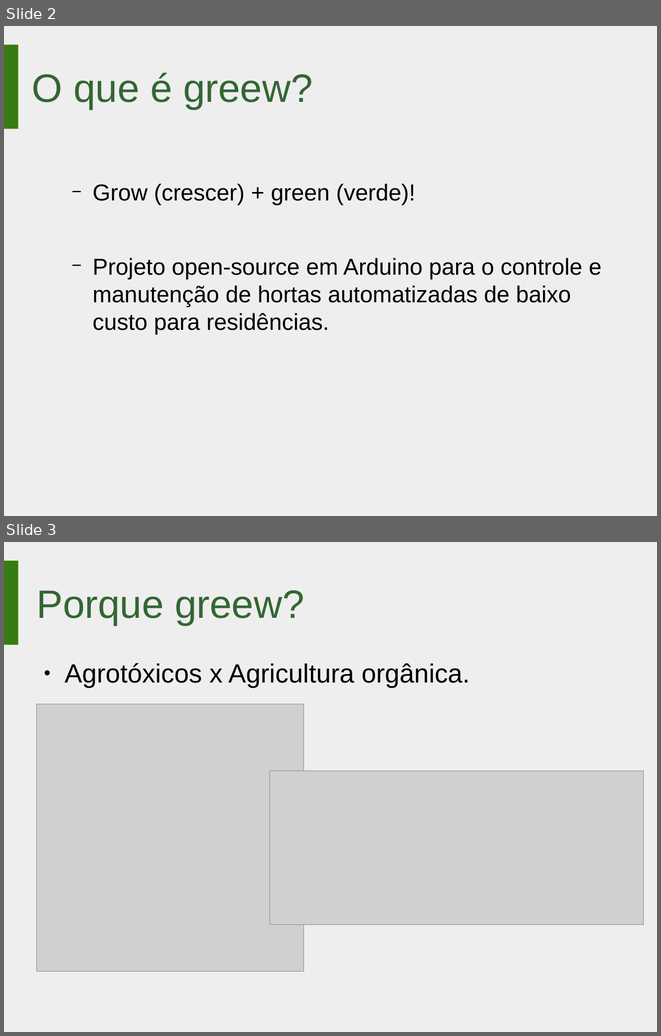
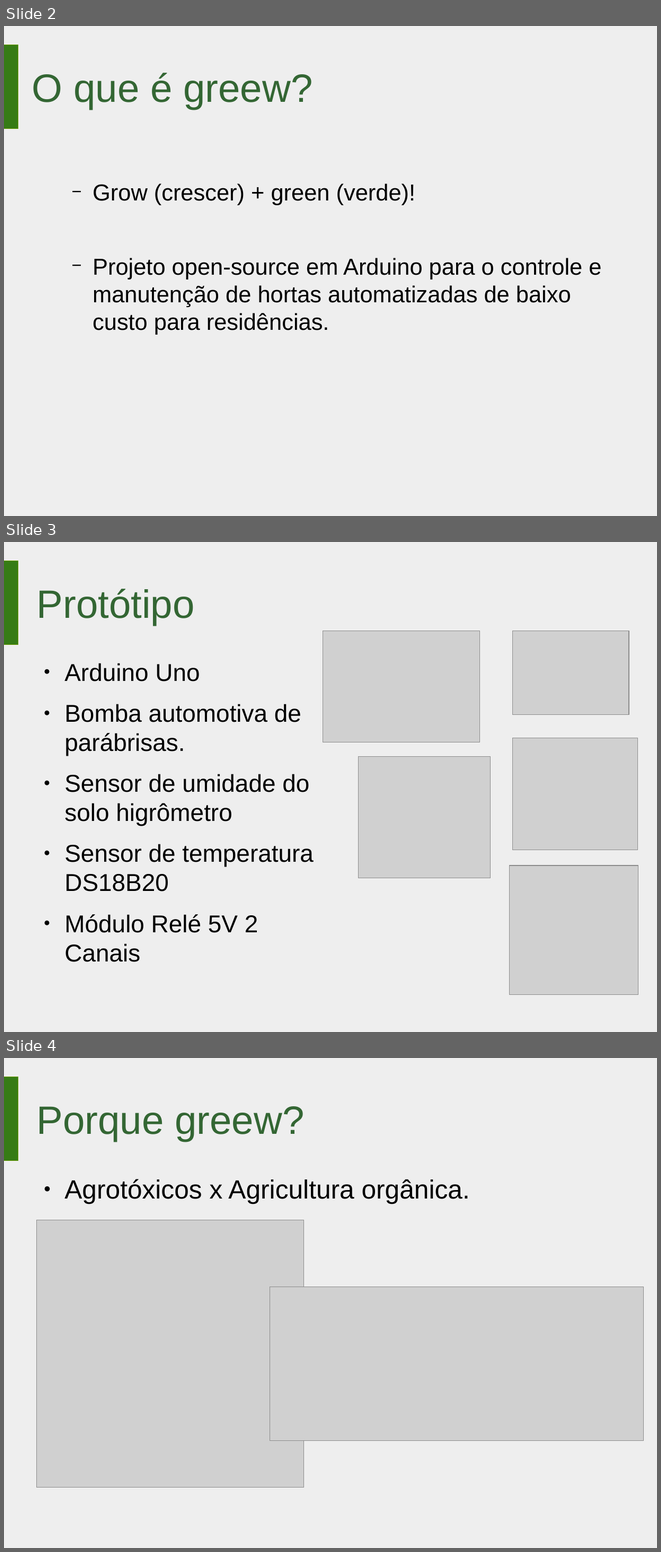
Before and after one commit to guilmour/greew, a slide deck: greew_presentation.odp. Shown one above the other, each under a label of ours: slides 2 and 3 before the commit, slides 2, 3 and 4 after it. The pictures are 661x1036 and 661x1552 pixels, drawn with LibreOffice and Linux fonts; fonts in the diff are those of the drawing; grey boxes stand for pictures; background and template pictures are left out. Boxes give left, top, right and bottom in pixels: in the first picture for what was removed or moved away, otherwise in the second. Text is boxed around its words. In the diff, an @@ line names an element or a change of style, - is before the commit and + after.

Commit message:
[Ptt] added a slide abou the prototipo

```diff
--- a/greew_presentation.odp
+++ b/greew_presentation.odp
@@ slide 3 added at (4,542,657,1032), background #FFFFFF; not listed: 2 template elements that a slide beside it also shows @@
@@ title added at (37,589,195,625), 48 pt, text #336633 @@
+Protótipo
@@ picture added at (324,631,480,743) @@
@@ picture added at (512,631,629,714) @@
@@ text added at (64,663,314,933), 29.6 pt, text #000000 @@
+● Arduino Uno
+● Bomba automotiva de parábrisas.
+● Sensor de umidade do solo higrômetro
+● Sensor de temperatura DS18B20
+● Módulo Relé 5V 2 Canais
@@ picture added at (512,738,637,850) @@
@@ picture added at (359,757,490,878) @@
@@ picture added at (510,865,638,995) @@
@@ what was slide 3 is now slide 4 @@
```
Also in this commit, not shown: 1 other file.
